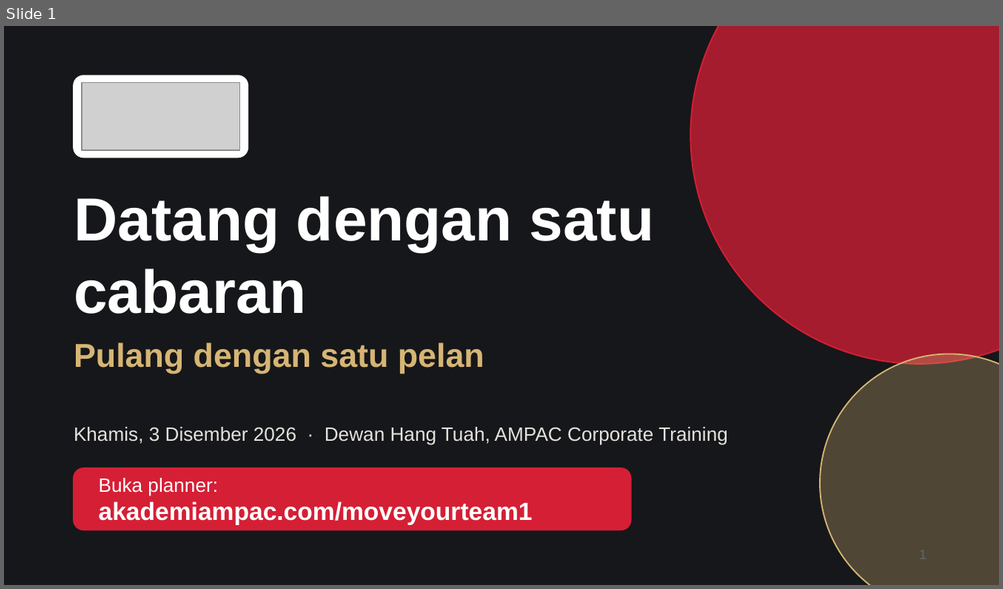
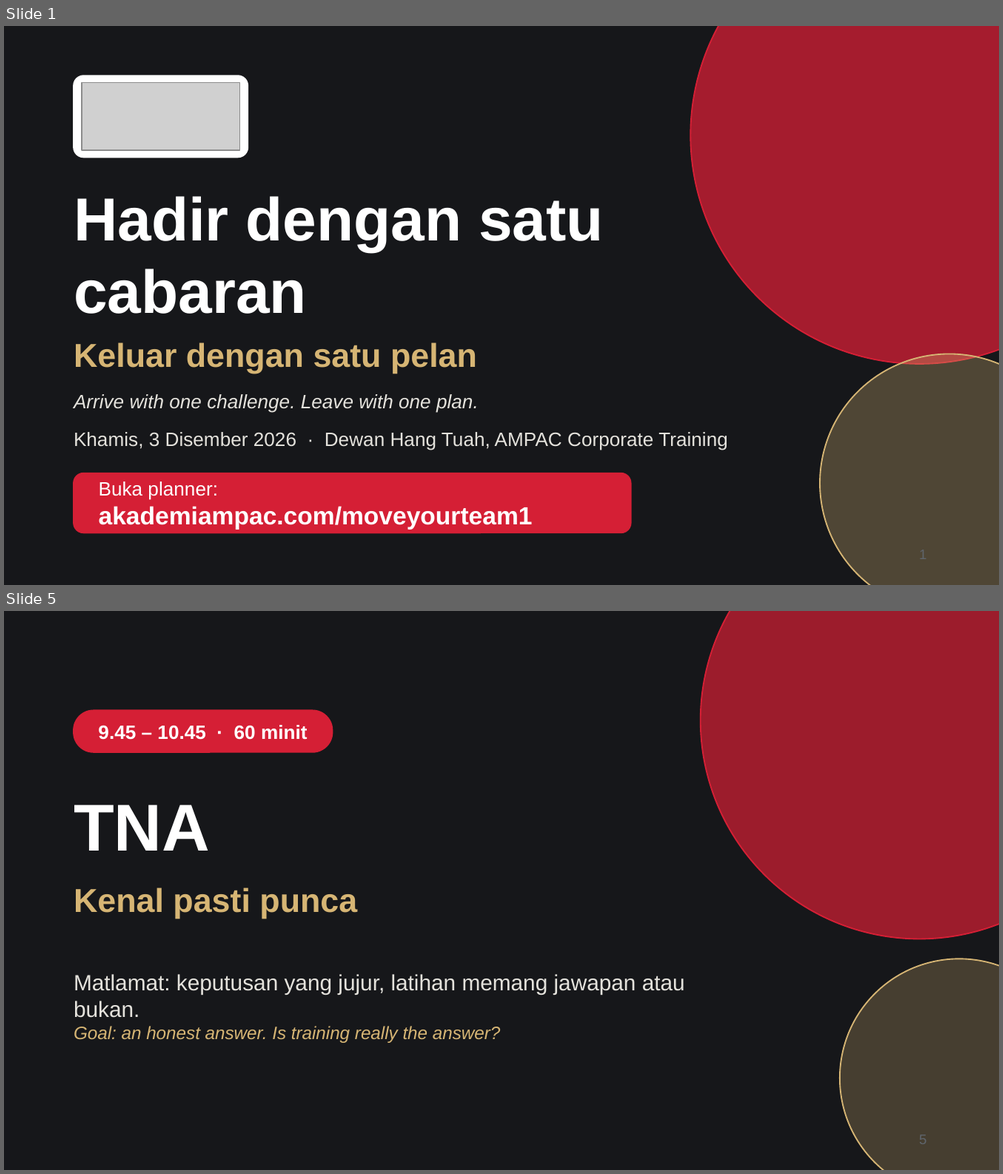
Before and after one commit to badrulsani/ampac-program, a slide deck: MOVE-YOUR-TEAM-Slaid-Fasilitator.pptx. Shown one above the other, each under a label of ours: slide 1 before the commit, slides 1 and 5 after it; the slides between them are not shown. The pictures are 1003x589 and 1003x1174 pixels, drawn with LibreOffice and Linux fonts; fonts in the diff are those of the drawing; grey boxes stand for pictures. Boxes give left, top, right and bottom in pixels: in the first picture for what was removed or moved away, otherwise in the second. Text is boxed around its words. In the diff, an @@ line names an element or a change of style, - is before the commit and + after.

```diff
--- a/MOVE-YOUR-TEAM-Slaid-Fasilitator.pptx
+++ b/MOVE-YOUR-TEAM-Slaid-Fasilitator.pptx
@@ slide 5 added at box(4, 611, 999, 1170), background #16171A @@
@@ ellipse added at box(700, 611, 999, 940), fill #D51F35 at 70% opacity, outline #D51F35 1 pt @@
@@ rounded rectangle added at box(74, 710, 333, 752), fill #D51F35, outline #D51F35 1 pt @@
@@ text added at box(98, 725, 307, 740), 14 pt, text #FFFFFF, bold @@
+9.45 – 10.45 · 60 minit
@@ title added at box(74, 805, 210, 851), 48 pt, text #FFFFFF, bold @@
+TNA
@@ text added at box(74, 888, 357, 919), 24 pt, text #D6B574, bold @@
+Kenal pasti punca
@@ ellipse added at box(839, 959, 999, 1170), fill #D6B574 at 25% opacity, outline #D6B574 1 pt @@
@@ text added at box(74, 974, 685, 1043), 16 pt, text #E4E2DC @@
+Matlamat: keputusan yang jujur, latihan memang jawapan atau bukan.
+Goal: an honest answer. Is training really the answer?
@@ page number added at box(919, 1135, 926, 1145), 10 pt, text #5F656C @@
+5
@@ slide 1 changed as well @@
@@ title at box(74, 196, 603, 314): text changed @@
-Datang dengan satu cabaran
+Hadir dengan satu cabaran
@@ text at box(74, 343, 477, 374): text changed @@
-Pulang dengan satu pelan
+Keluar dengan satu pelan
@@ text added at box(74, 395, 478, 412), 14 pt, text #E4E2DC, italic @@
+Arrive with one challenge. Leave with one plan.
@@ 2 texts, 1 rounded rectangle: place and size @@
-2 texts, 1 rounded rectangle at box(74, 427, 728, 530)
+2 texts, 1 rounded rectangle at box(74, 432, 728, 533)
@@ rounded rectangle at box(74, 474, 631, 533): proportions changed @@
```
Also in this commit, not shown: 4 other slides changed, 13 other slides added, 3 slides removed.
